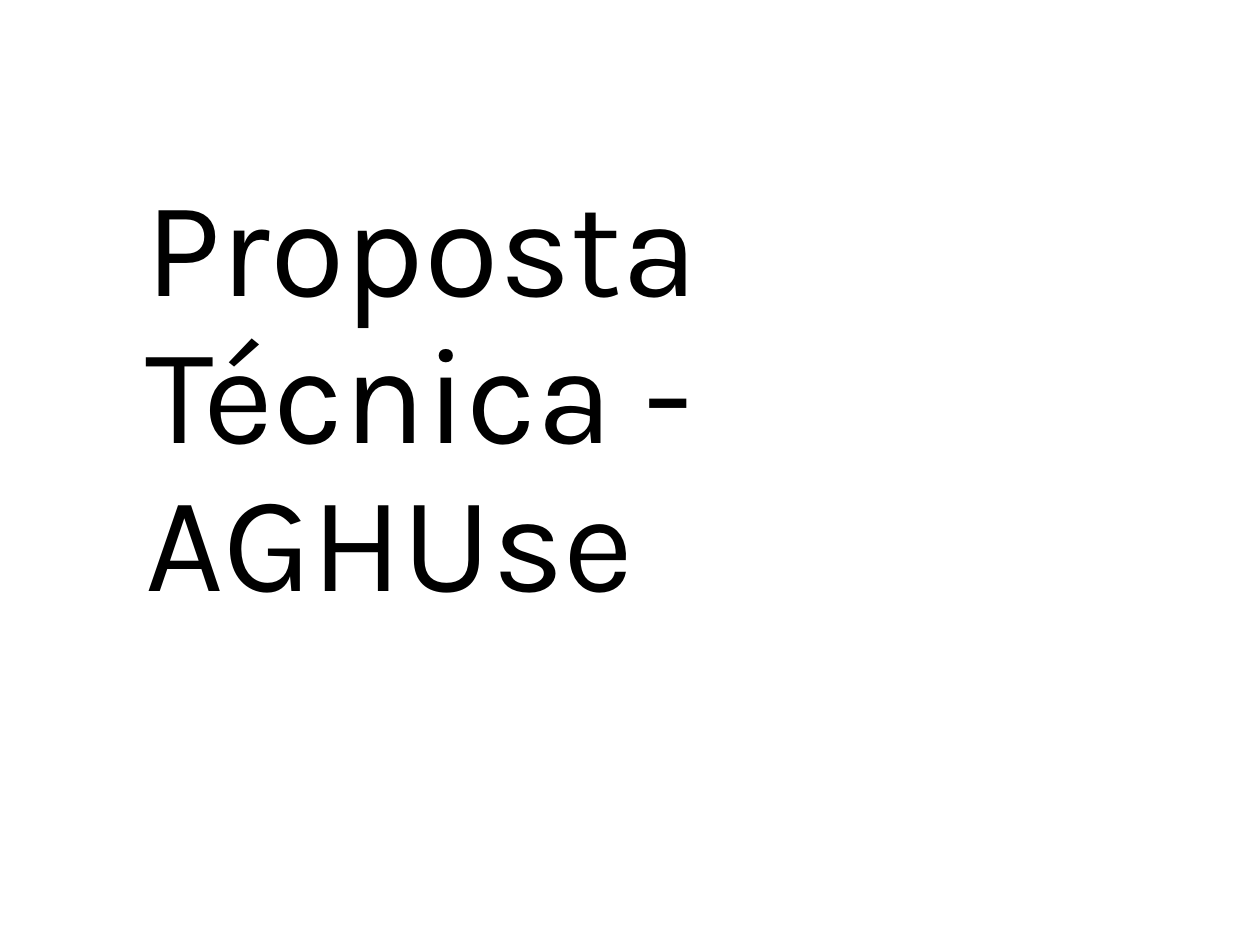
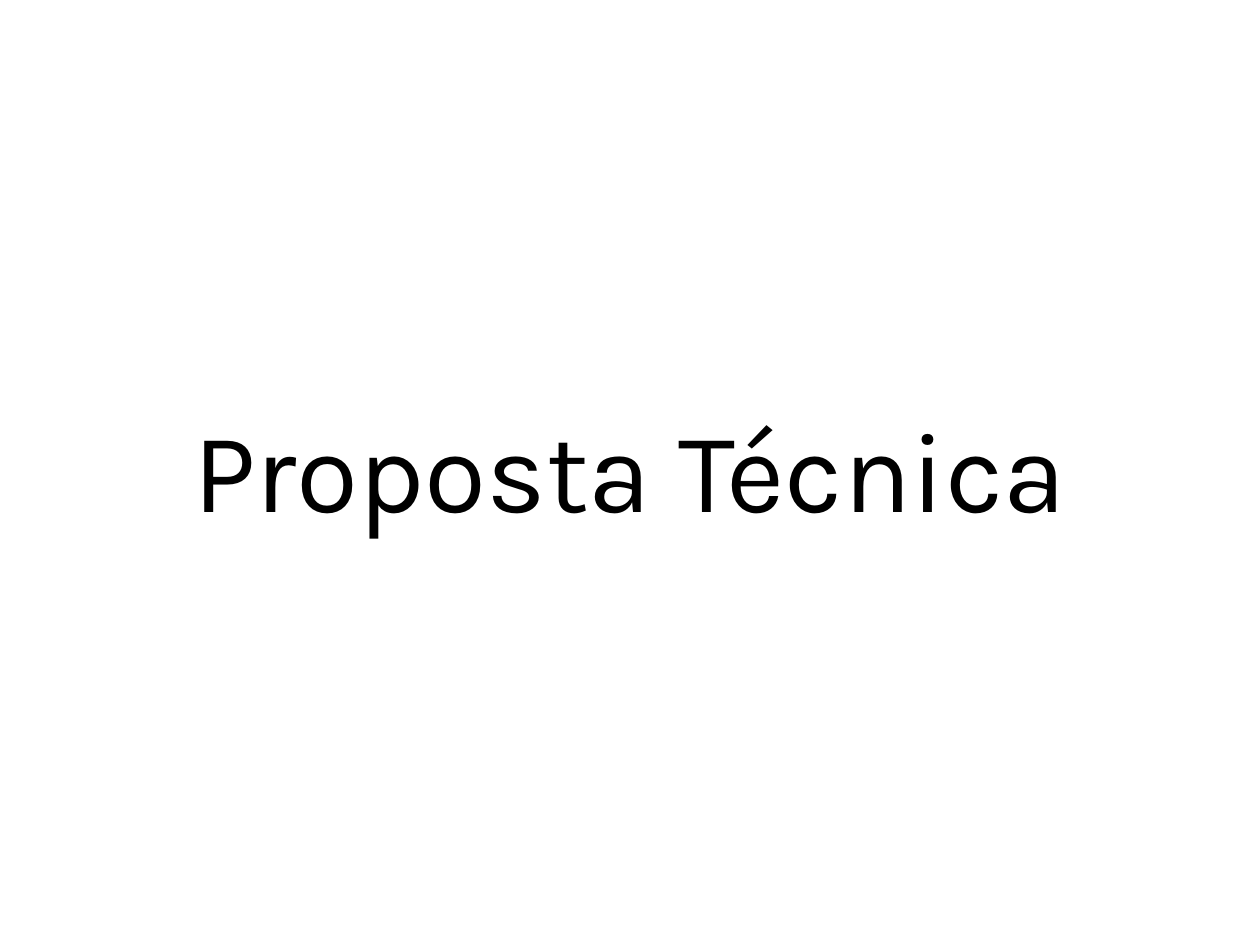
Before and after one commit to ProjetosALVF/ALVF_ProspeccaoGestao_TI, a slide deck: slide 38 of ALVF_AnalisePropostas_TI_DiretoriaExecutiva_Fev_2025/Apresentação_Estrutura_SI_ALVF.pptx (slide 33 before the commit). Drawn at 1260x945 pixels with LibreOffice and Linux fonts; fonts in the diff are those of the drawing. Boxes give left, top, right and bottom in pixels: in the first picture for what was removed or moved away, otherwise in the second. Text is boxed around its words. In the diff, an @@ line names an element or a change of style, - is before the commit and + after.

```diff
--- a/ALVF_AnalisePropostas_TI_DiretoriaExecutiva_Fev_2025/Apresentação_Estrutura_SI_ALVF.pptx
+++ b/ALVF_AnalisePropostas_TI_DiretoriaExecutiva_Fev_2025/Apresentação_Estrutura_SI_ALVF.pptx
@@ title at [193,425,1066,539]: text changed; size 78 to 64.8 pt @@
-Proposta Técnica - AGHUse
+Proposta Técnica
```
Also in this commit, not shown: 12 other slides changed, 5 slides added, 2 other files.
